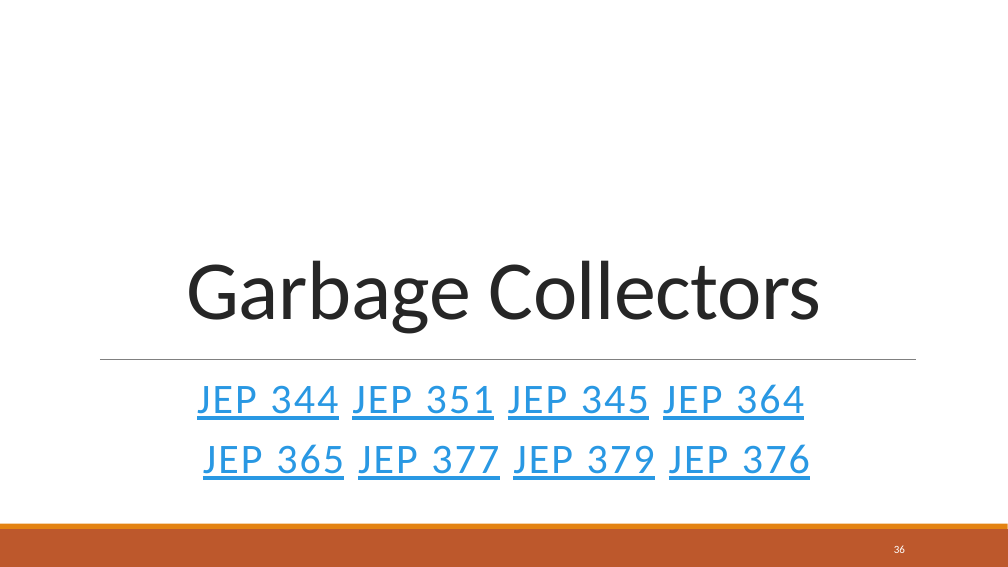
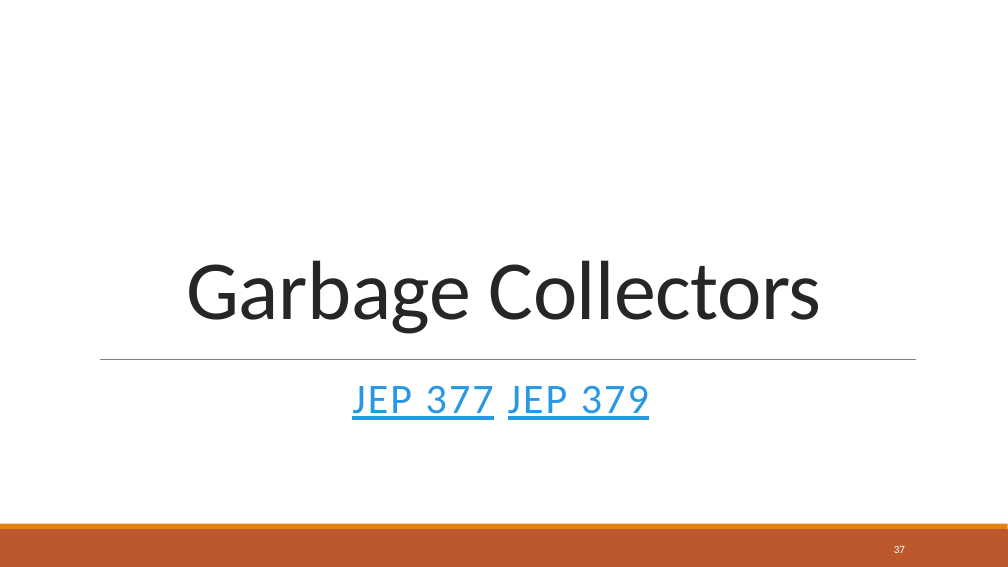
Before and after one commit to bnau/java-11-17, a slide deck: slide 37 of java-11-17.pptx (slide 36 before the commit). Drawn at 1008x567 pixels with LibreOffice and Linux fonts; fonts in the diff are those of the drawing; background and template pictures are left out. Boxes give left, top, right and bottom in pixels: in the first picture for what was removed or moved away, otherwise in the second. Text is boxed around its words. In the diff, an @@ line names an element or a change of style, - is before the commit and + after.

```diff
--- a/java-11-17.pptx
+++ b/java-11-17.pptx
@@ text at [352,385,649,420]: text changed @@
-JEP 344 JEP 351 JEP 345 JEP 364
-JEP 365 JEP 377 JEP 379 JEP 376
+JEP 377 JEP 379
@@ page number at [894,546,905,553]: text changed @@
-36
+37
```
Also in this commit, not shown: 9 other slides changed, 4 slides added, 8 other files.
